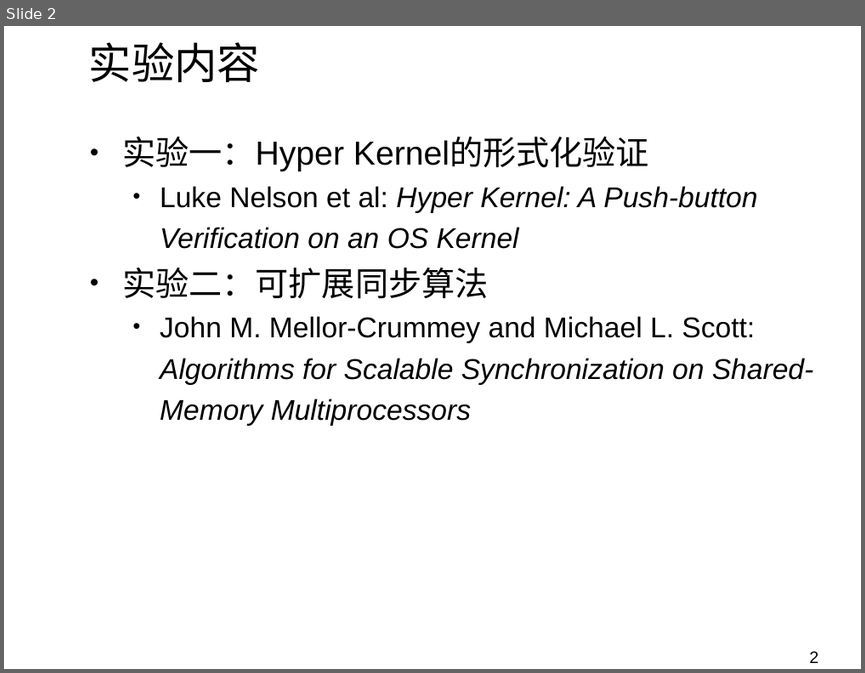
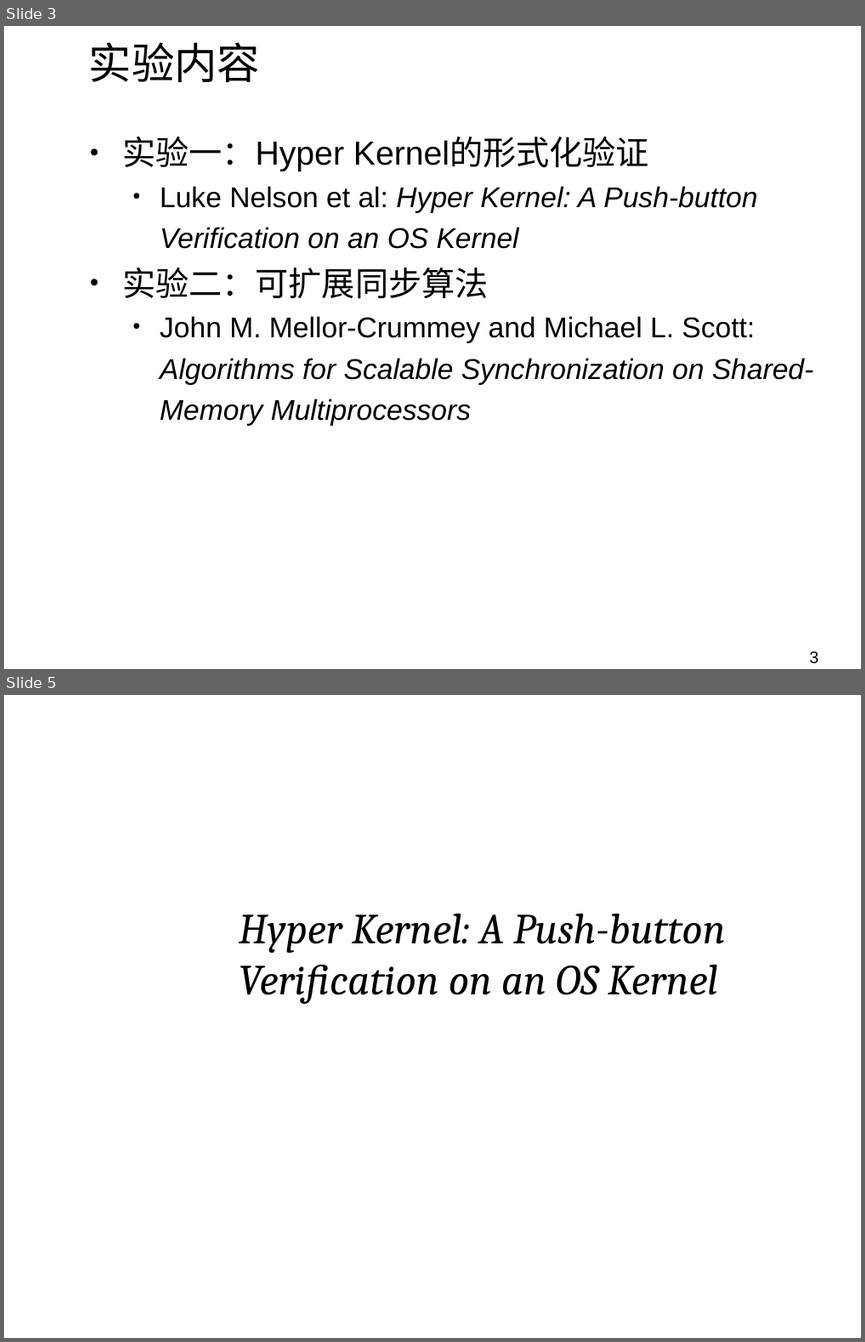
Before and after one commit to NIC0NIC0NI/OS_reports, a slide deck: Presentation.pptx. Shown one above the other, each under a label of ours: slide 2 before the commit, slides 3 and 5 after it; the slides between them are not shown. The pictures are 865x673 and 865x1342 pixels, drawn with LibreOffice and Linux fonts; fonts in the diff are those of the drawing; background and template pictures are left out. Boxes give left, top, right and bottom in pixels: in the first picture for what was removed or moved away, otherwise in the second. Text is boxed around its words. In the diff, an @@ line names an element or a change of style, - is before the commit and + after.

```diff
--- a/Presentation.pptx
+++ b/Presentation.pptx
@@ slide 5 added at [4, 695, 861, 1338], background picture (left out) @@
@@ title added at [239, 913, 725, 1004], 36 pt, text #000000, italic @@
+  Hyper Kernel: A Push-button Verification on an OS Kernel
@@ what was slide 2 is now slide 3 @@
@@ page number at [809, 651, 818, 664]: text changed @@
-2
+3
```
Also in this commit, not shown: 6 slides changed, 25 other slides added.
